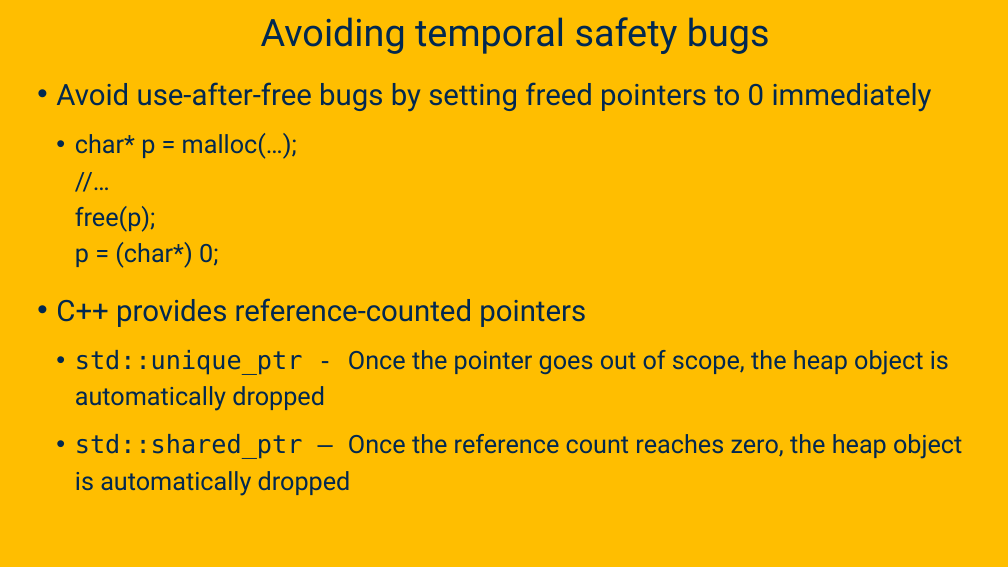
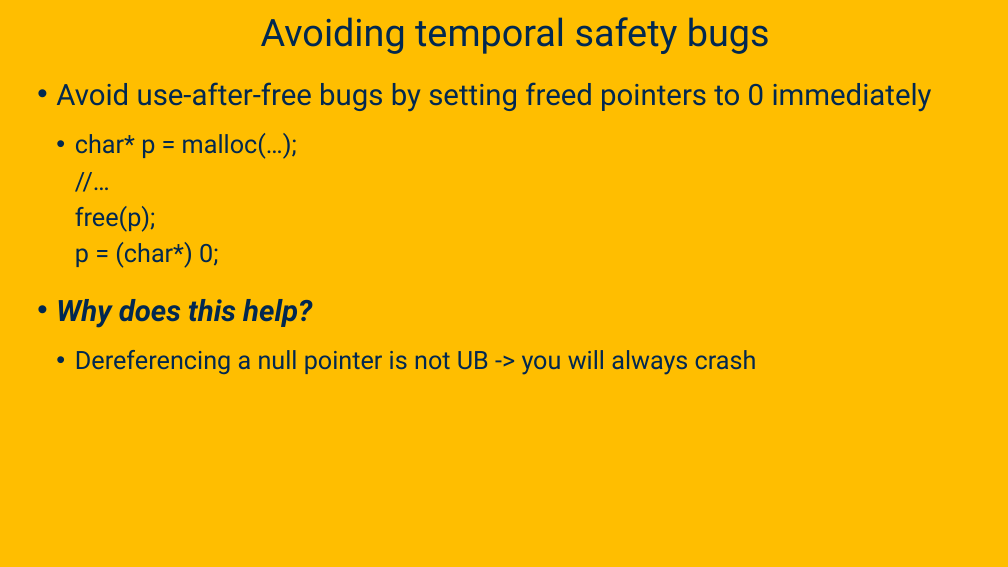
Before and after one commit to davsec-teaching/ecs160-f25, a slide deck: slide 104 of slides/9_software_security.pptx (slide 69 before the commit). Drawn at 1008x567 pixels with LibreOffice and Linux fonts; fonts in the diff are those of the drawing; background and template pictures are left out. Boxes give left, top, right and bottom in pixels: in the first picture for what was removed or moved away, otherwise in the second. Text is boxed around its words. In the diff, an @@ line names an element or a change of style, - is before the commit and + after.

```diff
--- a/slides/9_software_security.pptx
+++ b/slides/9_software_security.pptx
@@ text at (x1=56, y1=299, x2=757, y2=375): text changed @@
-• C++ provides reference-counted pointers
-  • std::unique_ptr - Once the pointer goes out of scope, the heap object is automatically dropped
-  • std::shared_ptr – Once the reference count reaches zero, the heap object is automatically dropped
+• Why does this help?
+  • Dereferencing a null pointer is not UB -> you will always crash
```
Also in this commit, not shown: 5 other slides changed, 24 slides added, 3 slides removed.
